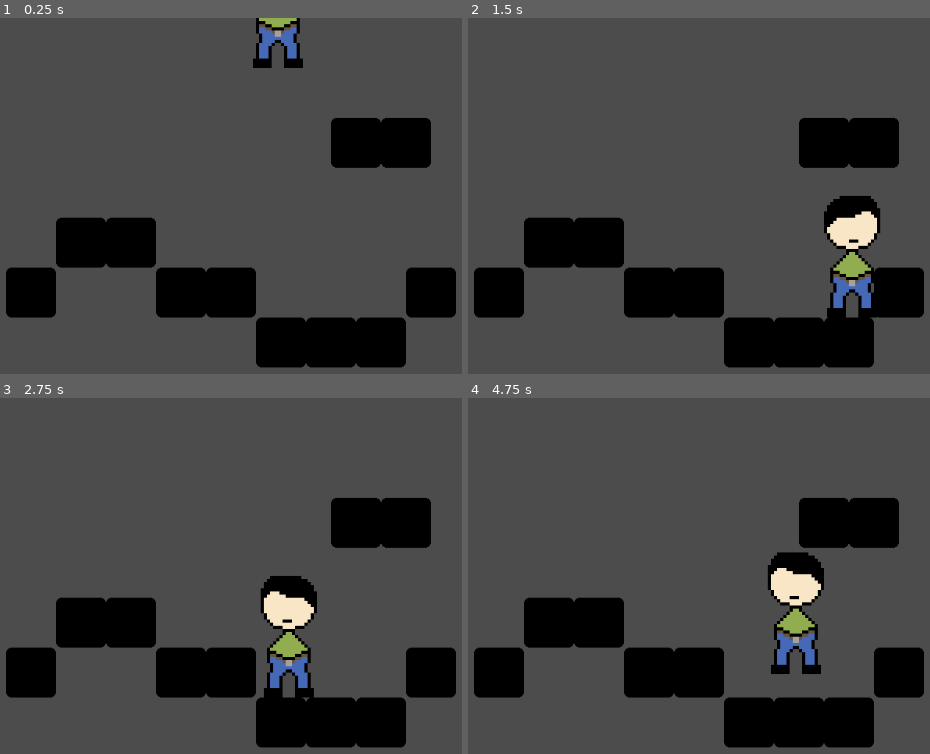
Above: before the commit, frames 1-4 (two rows, left to right).
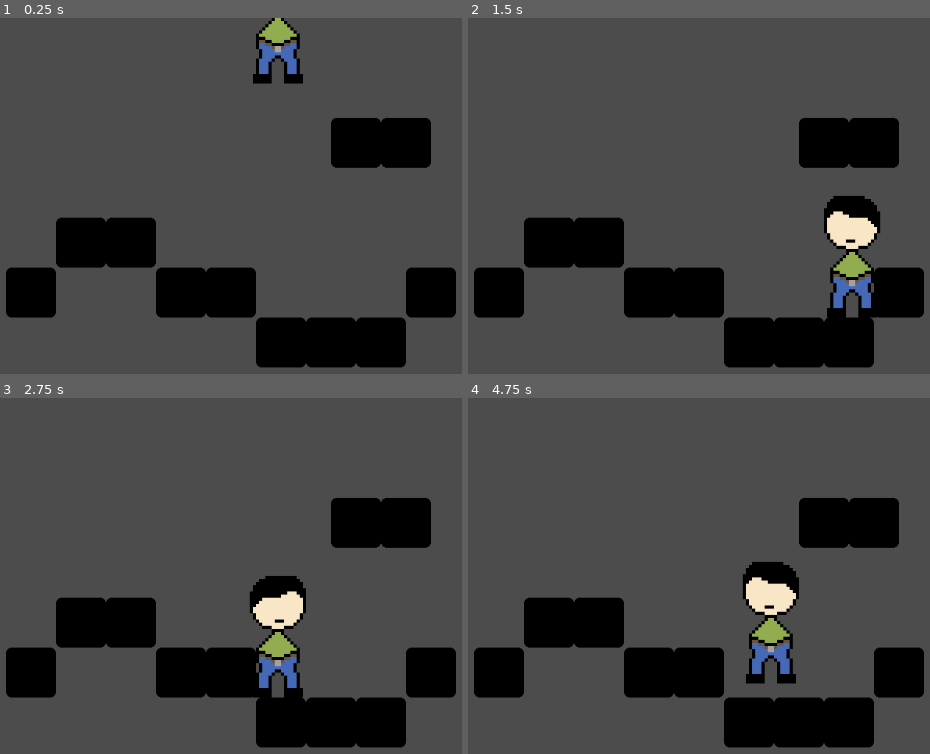
Above: after the commit, the same moments.

Repository: megarubber/green
Game: Godot game, scene res://levels/TestLevel.tscn
The game is run twice, just before and just after one commit, with the same random seed, the same clock (stepped at 60 frames per second) and the same inputs. The project has no main scene, so this scene is started directly. The engine's default icon, where the game draws it, is replaced by a stand-in: a white triangle on a blue panel in a dark square.
Inputs (mouse positions are in pixels of both pictures, inside the frame that each line leads up to):
- Up to frame 1 (0.25 s): no input
- Up to frame 2 (1.5 s): move the mouse to (925, 228) at 0.52 s; hold Right (ui_right) from 0.53 s (still down); tap Up (ui_up) at 0.77 s; move the mouse to (588, 274) at 1.27 s
- Up to frame 3 (2.75 s): tap Up (ui_up) at 1.52 s; move the mouse to (360, 529) at 2.02 s; release Right (ui_right) at 2.03 s; hold Left (ui_left) from 2.03 s (still down)
- Up to frame 4 (4.75 s): move the mouse to (708, 725) at 2.77 s; release Left (ui_left) at 2.78 s; hold Right (ui_right) 2.78-4.28 s; tap Up (ui_up) at 3.02, 3.77, 4.52 s; move the mouse to (outside the picture) at 3.52 s; move the mouse to (509, 561) at 4.27 s; hold Left (ui_left) from 4.28 s (still down)

The runs differ from the first frame. In frame 1, 1.4% of the frame differs, in the area x 54-66%, y 0-19%; in frame 2, 0.3%; in frame 3, 2.7%; in frame 4, 4.4%, in the area x 59-78%, y 43-81%.

Commit message:
feat: flipping player's head

Diff:
--- a/player/Player.gd
+++ b/player/Player.gd
@@ -2,27 +2,34 @@
 
 # Constants
 const UP = Vector2(0, -1)
-const GRAVITY = 10
+const GRAVITY = 20
 const ACCELERATION = 50
-const MAX_SPEED = 200
+const MAX_SPEED = 250
 const MAX_JUMP_HEIGHT = -750
 
 # General Variables
 var motion = Vector2()
 
 # Nodes Referencing
-onready var player_sprite = $Sprite
+onready var body_sprite = $BodySprite
+onready var head_sprite = $HeadSprite
 
-func movement(delta) -> void: # Player's movement function
+func flip() -> void: # Flipping sprite function
+	head_sprite.set_flip_h(get_global_mouse_position().x < global_position.x)
+
+	if motion.x > 0:
+		body_sprite.flip_h = false
+	elif motion.x < 0:
+		body_sprite.flip_h = true
+
+func movement() -> void: # Player's movement function
 	motion.y += GRAVITY
 	var friction = false
 
 	if Input.is_action_pressed("ui_right"):
 		motion.x = min(motion.x + ACCELERATION, MAX_SPEED)
-		player_sprite.flip_h = false
 	elif Input.is_action_pressed("ui_left"):
 		motion.x = max(motion.x - ACCELERATION, -MAX_SPEED)
-		player_sprite.flip_h = true
 	else:
 		motion.x = 0
 		friction = true
@@ -38,8 +45,8 @@
 		if Input.is_action_just_released("ui_up") && motion.y < 0:
 			motion.y = 0
 
-	var moving = move_and_slide(motion, UP)
-	print(moving)
+	motion = move_and_slide(motion, UP)
 
-func _physics_process(delta):
-	movement(delta)
+func _physics_process(_delta):
+	movement()
+	flip()
--- a/player/Player.tscn
+++ b/player/Player.tscn
@@ -9,10 +9,19 @@
 [node name="Player" type="KinematicBody2D"]
 script = ExtResource( 2 )
 
-[node name="Sprite" type="Sprite" parent="."]
-position = Vector2( 28, -34 )
+[node name="BodySprite" type="Sprite" parent="."]
+position = Vector2( 28, 2 )
 scale = Vector2( 4, 4 )
 texture = ExtResource( 1 )
+region_enabled = true
+region_rect = Rect2( 1, 18, 16, 21 )
+
+[node name="HeadSprite" type="Sprite" parent="."]
+position = Vector2( 28, -76 )
+scale = Vector2( 4, 4 )
+texture = ExtResource( 1 )
+region_enabled = true
+region_rect = Rect2( 0, 0, 18, 18 )
 
 [node name="CollisionShape2D" type="CollisionShape2D" parent="."]
 position = Vector2( 28, -33.875 )
